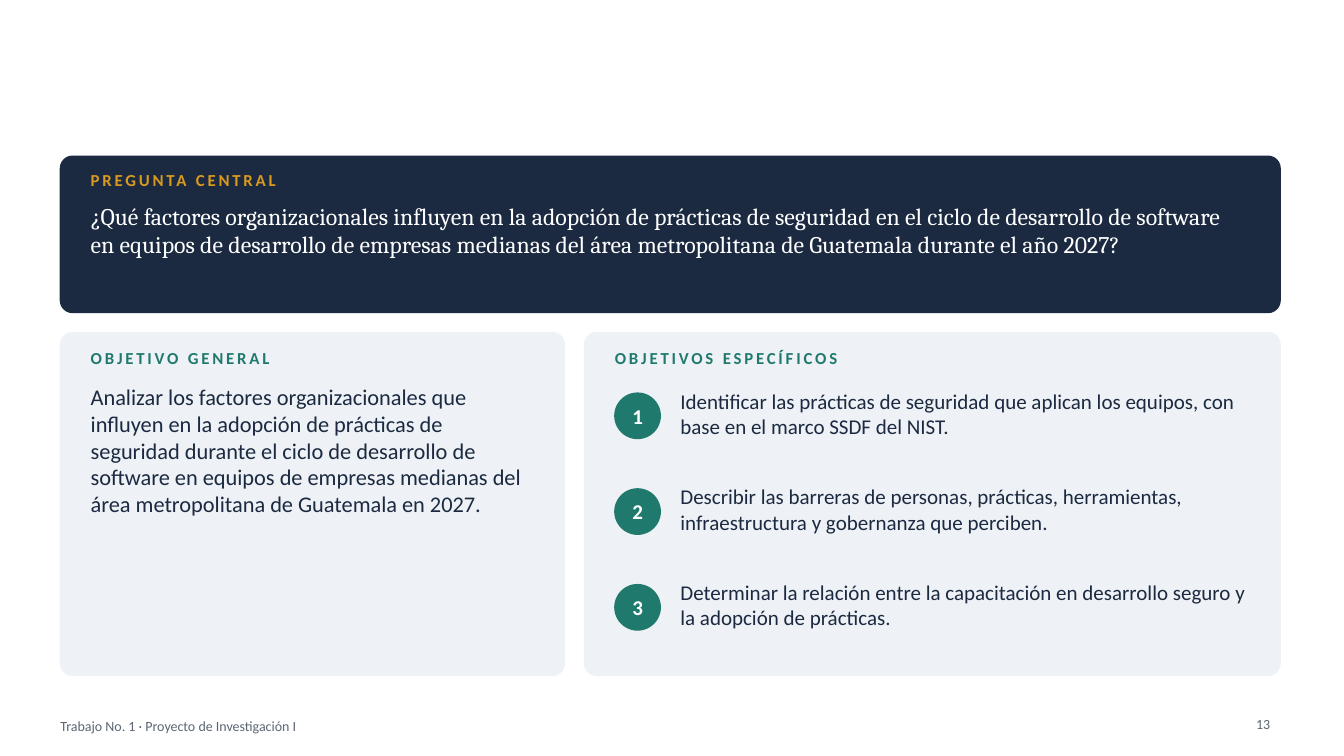
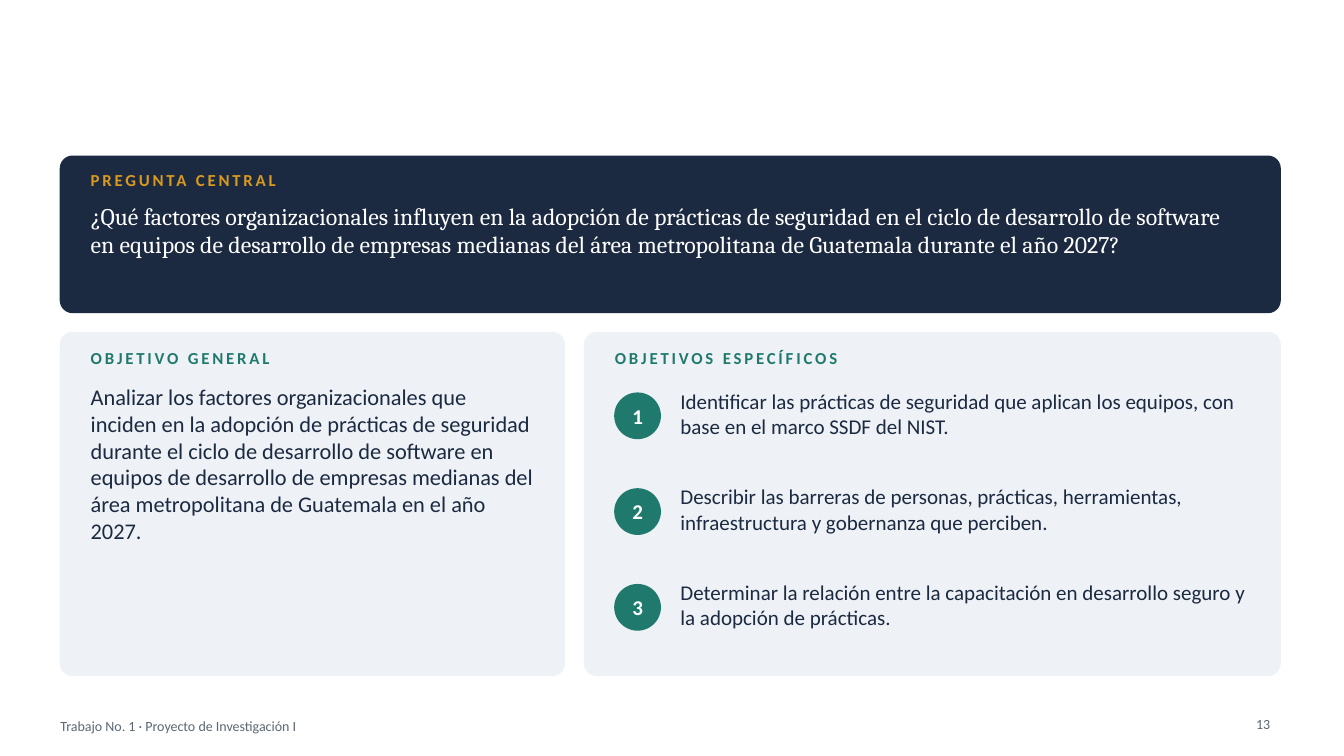
Before and after one commit to GG-II/4to-TRIMESTRE-Maestria, a slide deck: slide 13 of Proyecto de Investigación 1/Trabajo 1/Presentacion-Kuhn-y-seguridad-informatica.pptx. Drawn at 1344x756 pixels with LibreOffice and Linux fonts; fonts in the diff are those of the drawing. Boxes give left, top, right and bottom in pixels: in the first picture for what was removed or moved away, otherwise in the second. Text is boxed around its words. In the diff, an @@ line names an element or a change of style, - is before the commit and + after.

```diff
--- a/Proyecto de Investigación 1/Trabajo 1/Presentacion-Kuhn-y-seguridad-informatica.pptx
+++ b/Proyecto de Investigación 1/Trabajo 1/Presentacion-Kuhn-y-seguridad-informatica.pptx
@@ text at (91, 389, 533, 539): text changed @@
-Analizar los factores organizacionales que influyen en la adopción de prácticas de seguridad durante el ciclo de desarrollo de software en equipos de empresas medianas del área metropolitana de Guatemala en 2027.
+Analizar los factores organizacionales que inciden en la adopción de prácticas de seguridad durante el ciclo de desarrollo de software en equipos de desarrollo de empresas medianas del área metropolitana de Guatemala en el año 2027.
```
Also in this commit, not shown: 1 other slide changed, 15 other files.
